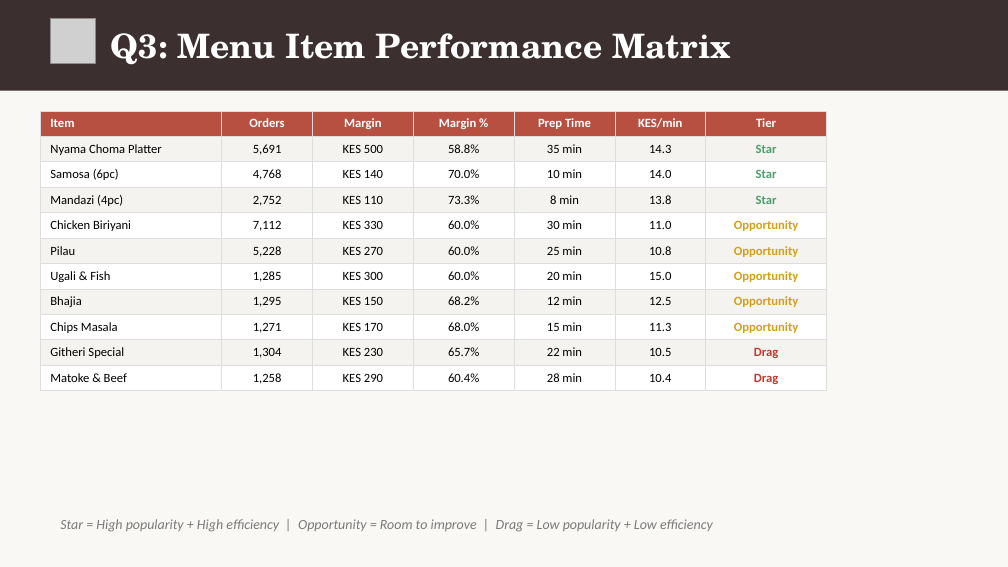
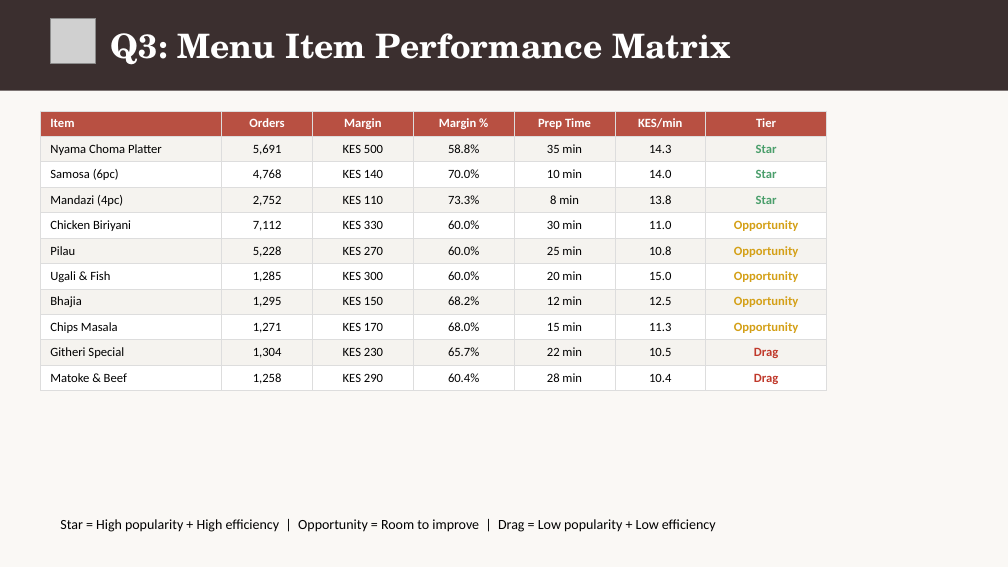
Before and after one commit to Diana-Injelwa/Quickbites-Case-Study, a slide deck: slide 8 of Quickbites Analysis.pptx. Drawn at 1008x567 pixels with LibreOffice and Linux fonts; fonts in the diff are those of the drawing; grey boxes stand for pictures. Boxes give left, top, right and bottom in pixels: in the first picture for what was removed or moved away, otherwise in the second. Text is boxed around its words. In the diff, an @@ line names an element or a change of style, - is before the commit and + after.

```diff
--- a/Quickbites Analysis.pptx
+++ b/Quickbites Analysis.pptx
@@ text "Star = High popularity + ..." at [60, 519, 716, 532]: text colour #7A7A7A to #000000, italic off @@
```
Also in this commit, not shown: 7 other slides changed, 1 slide removed, 1 other file.
